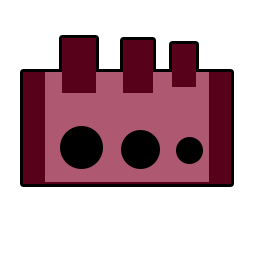
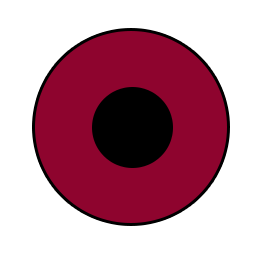
Layered file, before and after one edit (256x256). Changes by layer:
hid group "Group 1" (2 layers) over left=23, top=38, right=231, bottom=184
showed group "wheels" (2 layers) over left=35, top=31, right=227, bottom=223
